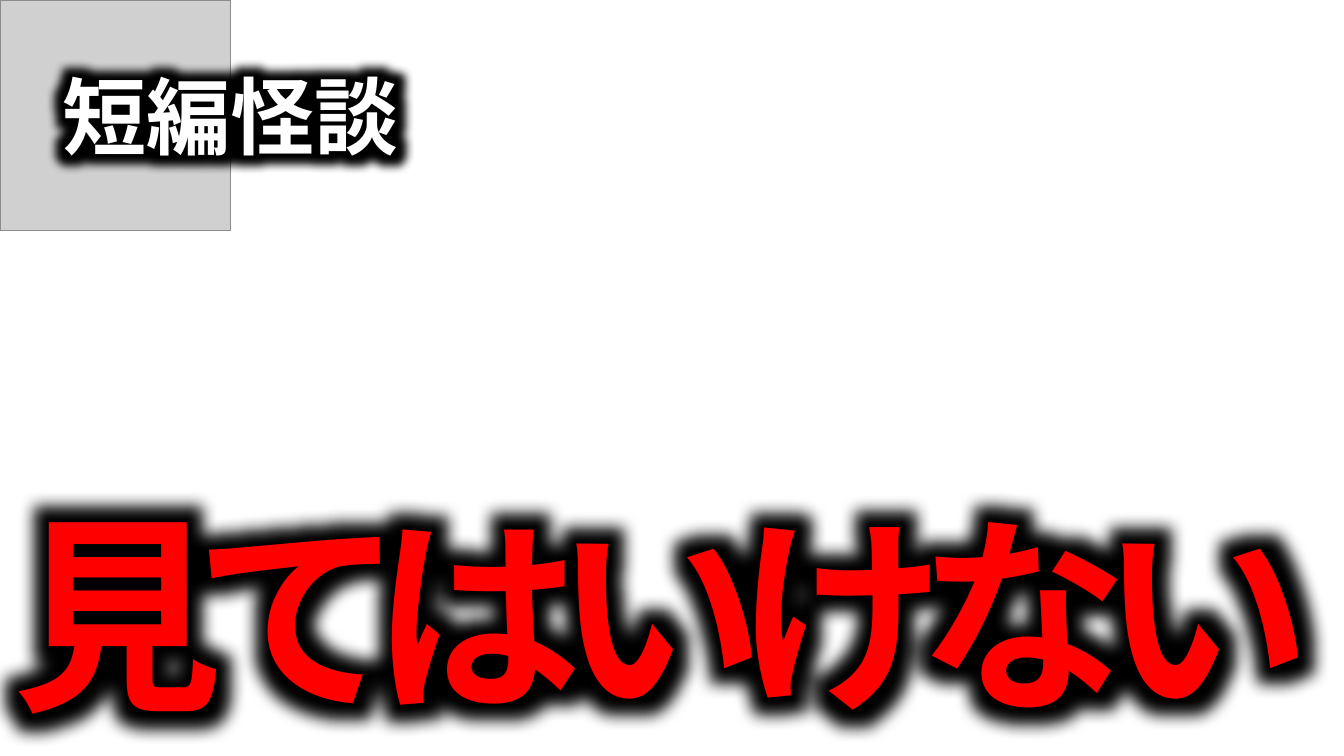
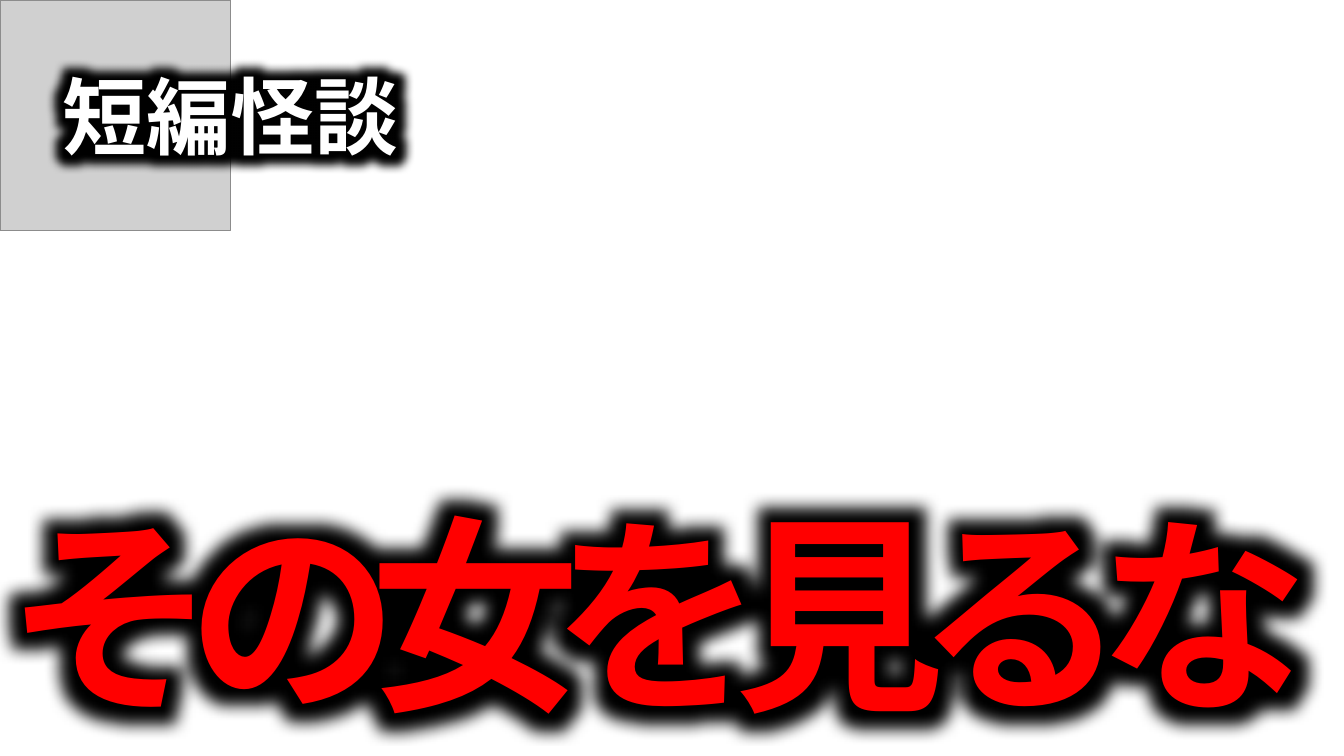
Before and after one commit to takeko333/ContentGenerator, a slide deck: slide 5 of bkup/Channels/ほたてまだこ/サムネイル_Horror.pptx. Drawn at 1344x756 pixels with LibreOffice and Linux fonts; fonts in the diff are those of the drawing; grey boxes stand for pictures; background and template pictures are left out. Boxes give left, top, right and bottom in pixels: in the first picture for what was removed or moved away, otherwise in the second. Text is boxed around its words. In the diff, an @@ line names an element or a change of style, - is before the commit and + after.

```diff
--- a/bkup/Channels/ほたてまだこ/サムネイル_Horror.pptx
+++ b/bkup/Channels/ほたてまだこ/サムネイル_Horror.pptx
@@ text at (7, 481, 1309, 745): text changed @@
-見てはいけない
+その女を見るな
```
Also in this commit, not shown: 1 other slide changed, 2 other files.
